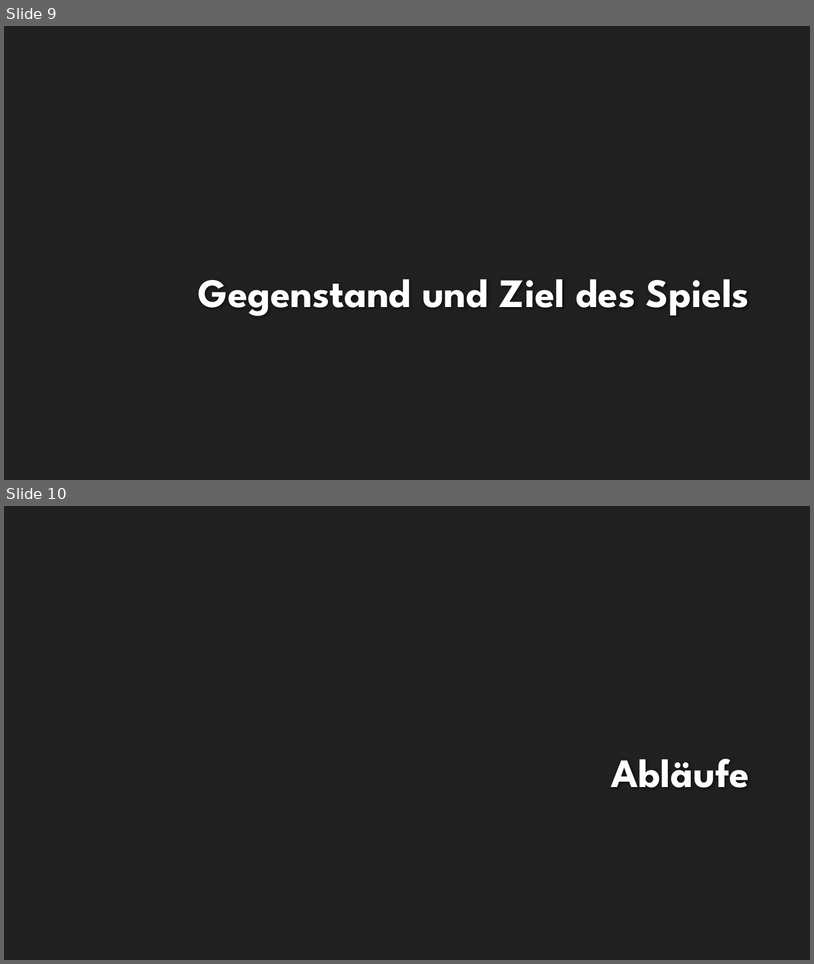
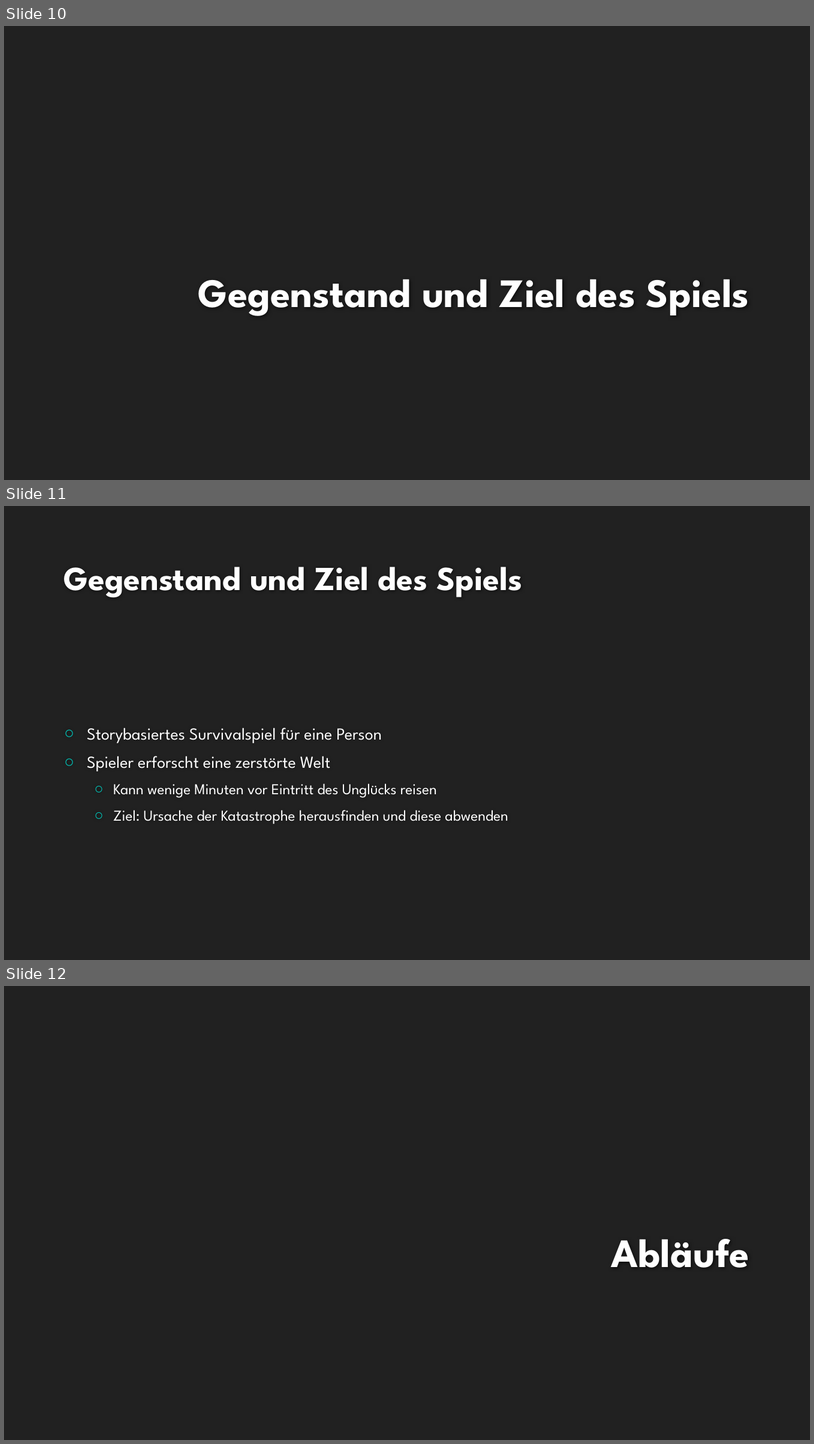
Before and after one commit to EmKaCe/DoctorWhy, a slide deck: Information/Präsentation.pptx. Shown one above the other, each under a label of ours: slides 9 and 10 before the commit, slides 10, 11 and 12 after it. The pictures are 814x964 and 814x1444 pixels, drawn with LibreOffice and Linux fonts; fonts in the diff are those of the drawing; background and template pictures are left out. Boxes give left, top, right and bottom in pixels: in the first picture for what was removed or moved away, otherwise in the second. Text is boxed around its words. In the diff, an @@ line names an element or a change of style, - is before the commit and + after.

```diff
--- a/Information/Präsentation.pptx
+++ b/Information/Präsentation.pptx
@@ slide 11 added at box(4, 506, 810, 960), background #212121 @@
@@ title added at box(63, 567, 522, 598), 40 pt, text #FEFEFE, bold @@
+Gegenstand und Ziel des Spiels
@@ text added at box(87, 727, 508, 824), 18 pt, text #FFFFFF @@
+○ Storybasiertes Survivalspiel für eine Person
+○ Spieler erforscht eine zerstörte Welt
+  ○ Kann wenige Minuten vor Eintritt des Unglücks reisen
+  ○ Ziel: Ursache der Katastrophe herausfinden und diese abwenden
@@ what was slide 9 is now slide 10 @@
@@ what was slide 10 is now slide 12 @@
```
Also in this commit, not shown: 1 slide changed, 6 other slides added.
